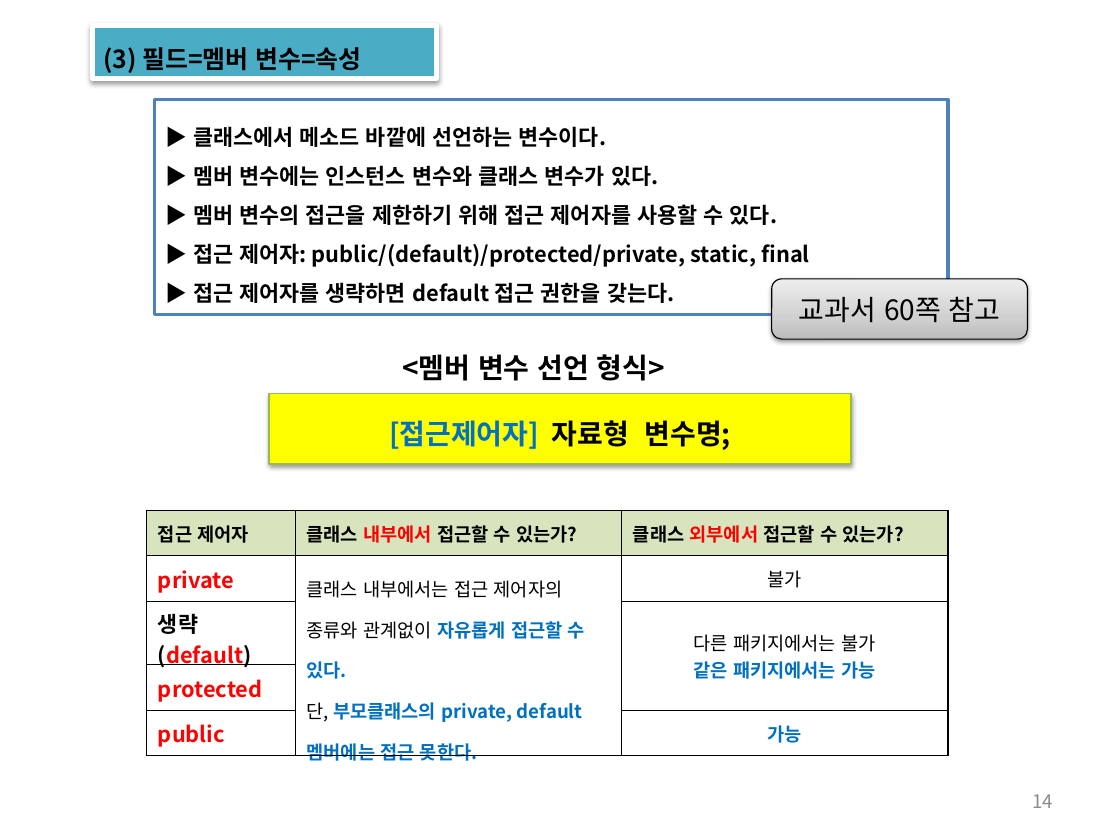
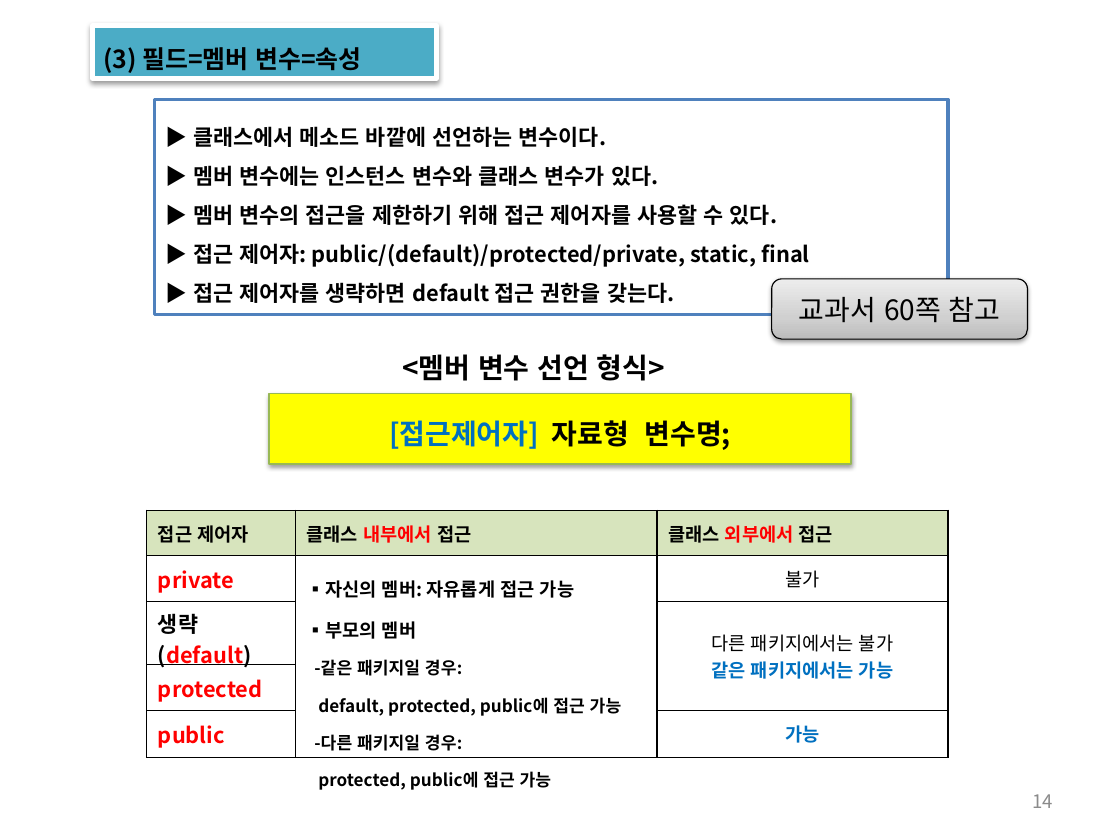
Before and after one commit to histime7/2018JavaClassroom, a slide deck: slide 14 of 수업자료/10_객체지향의 개요.pptx. Drawn at 1120x840 pixels with LibreOffice and Linux fonts; fonts in the diff are those of the drawing. Boxes give left, top, right and bottom in pixels: in the first picture for what was removed or moved away, otherwise in the second. Text is boxed around its words. In the diff, an @@ line names an element or a change of style, - is before the commit and + after.

```diff
--- a/수업자료/10_객체지향의 개요.pptx
+++ b/수업자료/10_객체지향의 개요.pptx
@@ table at [147,511,949,794] @@
-row 1, column 2: 클래스 내부에서 접근할 수 있는가?
+row 1, column 2: 클래스 내부에서 접근
-row 1, column 3: 클래스 외부에서 접근할 수 있는가?
+row 1, column 3: 클래스 외부에서 접근
-row 2, column 2: 클래스 내부에서는 접근 제어자의 종류와 관계없이 자유롭게 접근할 수 있다. / 단, 부모클래스의 private, default 멤버에는 접근 못한다.
+row 2, column 2: ▪자신의 멤버: 자유롭게 접근 가능 / ▪부모의 멤버 / -같은 패키지일 경우: / default, protected, public에 접근 가능 / -다른 패키지일 경우: / protected, public에 접근 가능
```
Also in this commit, not shown: 5 other slides changed, 25 slides added, 1 other file.
